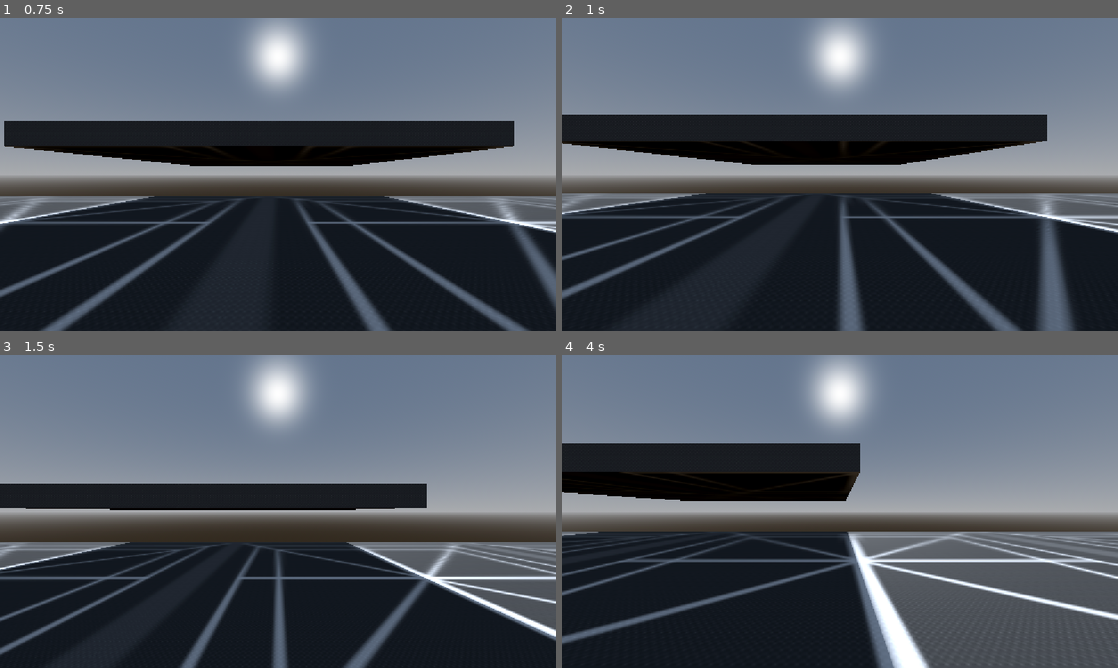
Above: before the commit, frames 1-4 (two rows, left to right).
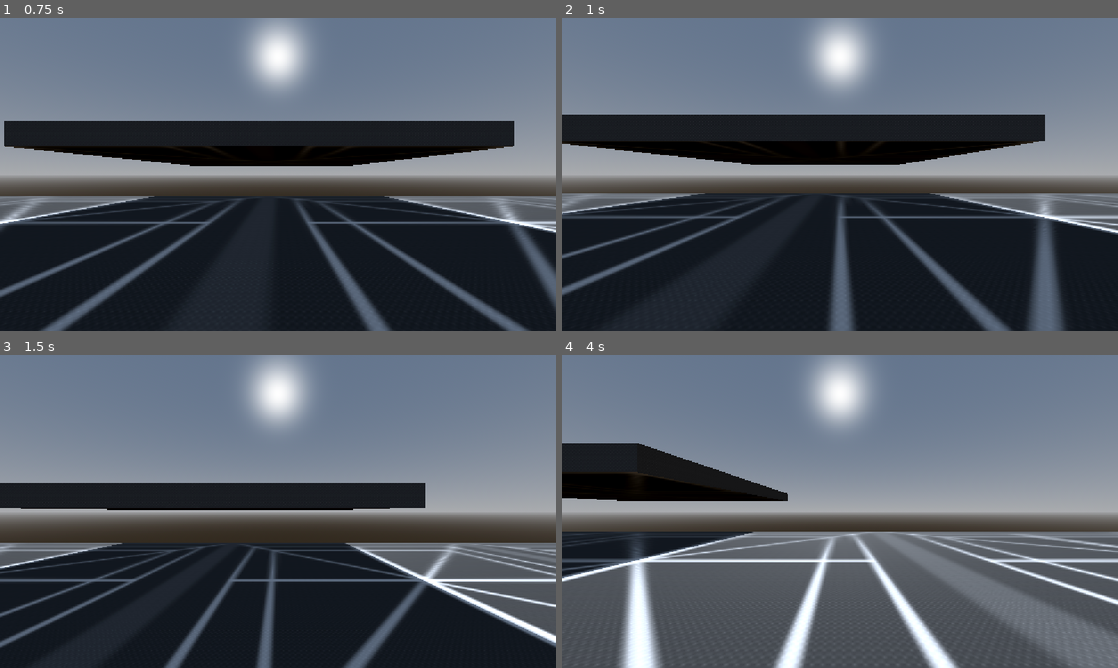
Above: after the commit, the same moments.

Repository: AZiyarati/Gratest
Game: Godot game, scene res://scenes/test/movement_test_room.tscn
The game is run twice, just before and just after one commit, with the same random seed, the same clock (stepped at 60 frames per second) and the same inputs.
Inputs (mouse positions are in pixels of both pictures, inside the frame that each line leads up to):
- Up to frame 1 (0.75 s): tap Enter (ui_accept) at 0.5 s; move the mouse to (400, 158) at 0.52 s; hold D (move_right) from 0.53 s (still down); hold Ctrl (crouch) from 0.53 s (still down)
- Up to frame 2 (1 s): keep holding D (move_right); keep holding Ctrl (crouch); tap Space (jump) at 0.77 s; tap Z (prone) at 0.8 s
- Up to frame 3 (1.5 s): tap Space (jump) at 1.07 s; move the mouse to (166, 527) at 1.27 s; release D (move_right) at 1.28 s; release Ctrl (crouch) at 1.28 s; hold S (move_backward) from 1.28 s (still down); tap Z (prone) at 1.35 s
- Up to frame 4 (4 s): tap Space (jump) at 1.52, 1.82, 2.3, 2.85, 3.02, 3.32, 3.77 s; tap Shift (sprint, bound only after the commit) at 1.55 s; move the mouse to (895, 442) at 2.02 s; release S (move_backward) at 2.03 s; hold D (move_right) 2.03-2.78 s; hold Shift (sprint, bound only after the commit) 2.03-2.78 s; move the mouse to (812, 574) at 2.77 s; hold W (move_forward) 2.78-3.53 s; tap Ctrl (crouch) at 3.05 s; move the mouse to (1006, 558) at 3.52 s; hold A (move_left) from 3.53 s (still down); hold Ctrl (crouch) from 3.53 s (still down); tap Z (prone) at 3.8 s

Frame 1 is identical in both runs. In frame 2, 5.2% of the frame differs, in the area x 0-100%, y 30-100%; in frame 3, 8.5%; in frame 4, 35%, in the area x 0-100%, y 28-100%.

Commit message:
Sprint, ground acceleration/friction, stop policy

Diff:
--- a/project.godot
+++ b/project.godot
@@ -57,6 +57,11 @@
 "events": [Object(InputEventKey,"resource_local_to_scene":false,"resource_name":"","device":-1,"window_id":0,"alt_press …(192 unchanged characters)…
 ]
 }
+sprint={
+"deadzone": 0.2,
+"events": [Object(InputEventKey,"resource_local_to_scene":false,"resource_name":"","device":-1,"window_id":0,"alt_pressed":false,"shift_pressed":false,"ctrl_pressed":false,"meta_pressed":false,"pressed":false,"keycode":0,"physical_keycode":4194325,"key_label":0,"unicode":0,"location":0,"echo":false,"script":null)
+]
+}
 
 [physics]
 
--- a/scenes/player/player.tscn
+++ b/scenes/player/player.tscn
@@ -20,7 +20,6 @@
 
 [node name="Player" type="CharacterBody3D" unique_id=1648452075]
 script = ExtResource("1_8afob")
-debug_stance = true
 
 [node name="StandingCollisionShape" type="CollisionShape3D" parent="." unique_id=2097966339]
 transform = Transform3D(1, 0, 0, 0, 1, 0, 0, 0, 1, 0, 0.9, 0)
@@ -59,3 +58,4 @@
 [node name="ModuleHost" type="Node" parent="." unique_id=1001001005]
 
 [node name="BasicLocomotion" parent="ModuleHost" unique_id=630392538 instance=ExtResource("5_basic_loco")]
+sprint_in_air = true
--- a/scripts/core/input_router.gd
+++ b/scripts/core/input_router.gd
@@ -10,17 +10,21 @@
 var _crouch_held: bool = false
 var _prone_just_pressed: bool = false
 var _prone_held: bool = false
+var _sprint_just_pressed: bool = false
+var _sprint_held: bool = false
 var _mouse_delta_x: float = 0.0
 
 var _accumulated_mouse_delta_x: float = 0.0
 
 var _prev_crouch_fallback: bool = false
 var _prev_prone_fallback: bool = false
+var _prev_sprint_fallback: bool = false
 
 var _warned_missing_move: bool = false
 var _warned_missing_jump: bool = false
 var _warned_missing_crouch: bool = false
 var _warned_missing_prone: bool = false
+var _warned_missing_sprint: bool = false
 
 
 func setup(player: CharacterBody3D) -> void:
@@ -42,6 +46,7 @@
 	_update_jump_input()
 	_update_crouch_input()
 	_update_prone_input()
+	_update_sprint_input()
 	_update_mouse_delta()
 
 
@@ -71,6 +76,14 @@
 
 func get_prone_held() -> bool:
 	return _prone_held
+
+
+func get_sprint_just_pressed() -> bool:
+	return _sprint_just_pressed
+
+
+func get_sprint_held() -> bool:
+	return _sprint_held
 
 
 ## Horizontal mouse delta accumulated since the previous physics tick, in pixels.
@@ -128,6 +141,20 @@
 		_prev_prone_fallback = now_held
 
 
+func _update_sprint_input() -> void:
+	if InputMap.has_action("sprint"):
+		_sprint_just_pressed = Input.is_action_just_pressed("sprint")
+		_sprint_held = Input.is_action_pressed("sprint")
+	else:
+		if not _warned_missing_sprint:
+			push_warning("InputRouter: 'sprint' action missing from InputMap; falling back to physical Shift key. Add the named action (Project Settings → Input Map) for remappable sprint.")
+			_warned_missing_sprint = true
+		var now_held := Input.is_key_pressed(KEY_SHIFT)
+		_sprint_just_pressed = now_held and not _prev_sprint_fallback
+		_sprint_held = now_held
+		_prev_sprint_fallback = now_held
+
+
 func _update_mouse_delta() -> void:
 	_mouse_delta_x = _accumulated_mouse_delta_x
 	_accumulated_mouse_delta_x = 0.0
--- a/scripts/modules/locomotion/basic_locomotion.gd
+++ b/scripts/modules/locomotion/basic_locomotion.gd
@@ -1,18 +1,36 @@
-## Required baseline: converts input intent into a velocity request with gravity, ground jump, jump cut, air steer, and stance management (crouch/prone).
+## Required baseline: converts input intent into a velocity request with gravity, ground jump, jump cut, air steer, stance management, and sprint.
 extends Node
 class_name BasicLocomotion
 
+enum StopPolicy {
+	SMOOTH,
+	SNAPPY,
+}
+
 ## Ground walking speed in meters per second.
 @export var walk_speed: float = 5.0
 
+## Ground sprinting speed in meters per second.
+@export var sprint_speed: float = 10.0
+
 ## Horizontal speed while crouched, in meters per second.
 @export var crouch_speed: float = 3.0
 
 ## Horizontal speed while prone, in meters per second.
 @export var prone_speed: float = 1.5
 
-## Horizontal lerp rate (per second) applied when matching requested velocity.
-@export var acceleration: float = 10.0
+## Ground acceleration lerp rate (per second) used when gaining or reversing speed.
+@export var ground_accel: float = 10.0
+
+## Ground deceleration lerp rate (per second) used when releasing input.
+@export var ground_decel: float = 20.0
+
+## Air acceleration lerp rate (per second) used when inputting in air.
+@export var air_accel: float = 5.0
+
+## Air deceleration lerp rate (per second) used when no input in air.
+## 0.0 preserves full air momentum (standard FPS); higher values bleed speed.
+@export var air_decel: float = 0.0
 
 ## Downward acceleration while airborne, in meters per second squared.
 @export var gravity: float = 20.0
@@ -47,9 +65,21 @@
 ## Prone mode. 0 = Hold (prone while held), 1 = Toggle (press to switch).
 @export_enum("Hold", "Toggle") var prone_mode: int = 1
 
+## Sprint mode. 0 = Hold (sprint while held), 1 = Toggle (press to switch).
+@export_enum("Hold", "Toggle") var sprint_mode: int = 0
+
+## Master toggle for sprint feature.
+@export var sprint_enabled: bool = true
+
+## When false, sprint has no effect while airborne (only ground movement speed is affected).
+@export var sprint_in_air: bool = false
+
 ## When true, pressing jump while crouched or prone attempts to stand up first.
-## This is standard FPS behavior: a jump from a low stance clears the stance if headroom allows.
 @export var jump_clears_stance: bool = true
+
+## How the player comes to a stop when releasing movement input while grounded.
+## SMOOTH: decelerate at ground_decel rate. SNAPPY: instantly zero horizontal velocity.
+@export var stop_policy: StopPolicy = StopPolicy.SMOOTH
 
 var _player: Player
 var _input_router: InputRouter
@@ -63,6 +93,7 @@
 var _jump_buffer_timer: float = 0.0
 var _desired_crouched: bool = false
 var _desired_prone: bool = false
+var _desired_sprinting: bool = false
 
 
 func setup(player: Player) -> void:
@@ -101,6 +132,7 @@
 		return
 	_update_jump_timers(delta)
 	_handle_stance()
+	_update_sprint()
 
 	var intent := _input_router.get_move_intent()
 	var current := _movement_authority.get_current_velocity()
@@ -125,28 +157,22 @@
 
 
 func _handle_stance() -> void:
-	# --- Jump clears stance ---
-	# Pressing jump while crouched or prone attempts to stand. If headroom blocks,
-	# the attempt is retried every tick until it succeeds or the player releases.
 	if jump_clears_stance and _input_router.get_jump_just_pressed():
 		_desired_crouched = false
 		_desired_prone = false
 
-	# --- Crouch desire ---
-	if crouch_mode == 0:  # HOLD
+	if crouch_mode == 0:
 		_desired_crouched = _input_router.get_crouch_held()
-	else:  # TOGGLE
+	else:
 		if _input_router.get_crouch_just_pressed():
 			_desired_crouched = not _desired_crouched
 
-	# --- Prone desire ---
-	if prone_mode == 0:  # HOLD
+	if prone_mode == 0:
 		_desired_prone = _input_router.get_prone_held()
-	else:  # TOGGLE
+	else:
 		if _input_router.get_prone_just_pressed():
 			_desired_prone = not _desired_prone
 
-	# --- Apply stance (priority: prone > crouch > stand) ---
 	if _desired_prone and not _player.is_prone():
 		_player.prone()
 	elif not _desired_prone and _player.is_prone():
@@ -158,6 +184,37 @@
 			_player.try_stand()
 
 
+func _update_sprint() -> void:
+	if sprint_mode == 0:
+		_desired_sprinting = _input_router.get_sprint_held()
+	else:
+		if _input_router.get_sprint_just_pressed():
+			_desired_sprinting = not _desired_sprinting
+
+
+## Sprint is effective only when enabled, latched, standing, and (if sprint_in_air=false) grounded.
+func _is_effectively_sprinting() -> bool:
+	if not sprint_enabled:
+		return false
+	if not _desired_sprinting:
+		return false
+	if not _player.is_standing():
+		return false
+	if not _player.is_on_floor() and not sprint_in_air:
+		return false
+	return true
+
+
+func _current_target_speed() -> float:
+	if _player.is_prone():
+		return prone_speed
+	if _player.is_crouched():
+		return crouch_speed
+	if _is_effectively_sprinting():
+		return sprint_speed
+	return walk_speed
+
+
 func _update_jump_timers(delta: float) -> void:
 	if _player.is_on_floor():
 		_coyote_timer = coyote_time
@@ -179,19 +236,30 @@
 
 
 func _compute_desired_horizontal(intent: Vector2, delta: float, current: Vector3) -> Vector3:
-	var speed := walk_speed
-	if _player.is_prone():
-		speed = prone_speed
-	elif _player.is_crouched():
-		speed = crouch_speed
-
+	var on_floor := _player.is_on_floor()
+	var speed := _current_target_speed()
 	var target_world := Vector3(intent.x, 0.0, intent.y) * speed
 	var current_horizontal := Vector3(current.x, 0.0, current.z)
-	var t := clampf(acceleration * delta, 0.0, 1.0)
+
+	var has_input := intent.length_squared() > 0.0001
+
+	# Snappy stop: instant horizontal zero when no input on ground.
+	if not has_input and on_floor and stop_policy == StopPolicy.SNAPPY:
+		return Vector3.ZERO
+
+	# Split acceleration / deceleration by ground state and input presence.
+	var rate: float
+	if has_input:
+		rate = ground_accel if on_floor else air_accel
+	else:
+		rate = ground_decel if on_floor else air_decel
+
+	var t := clampf(rate * delta, 0.0, 1.0)
 	var result := current_horizontal.lerp(target_world, t)
 
+	# Air steer: rotate horizontal velocity by mouse yaw when airborne and moving.
 	if air_steer_strength > 0.0 \
-		and not _player.is_on_floor() \
+		and not on_floor \
 		and result.length() > air_steer_min_speed:
 		var mouse_dx := _input_router.get_mouse_delta_x()
 		if mouse_dx != 0.0:
